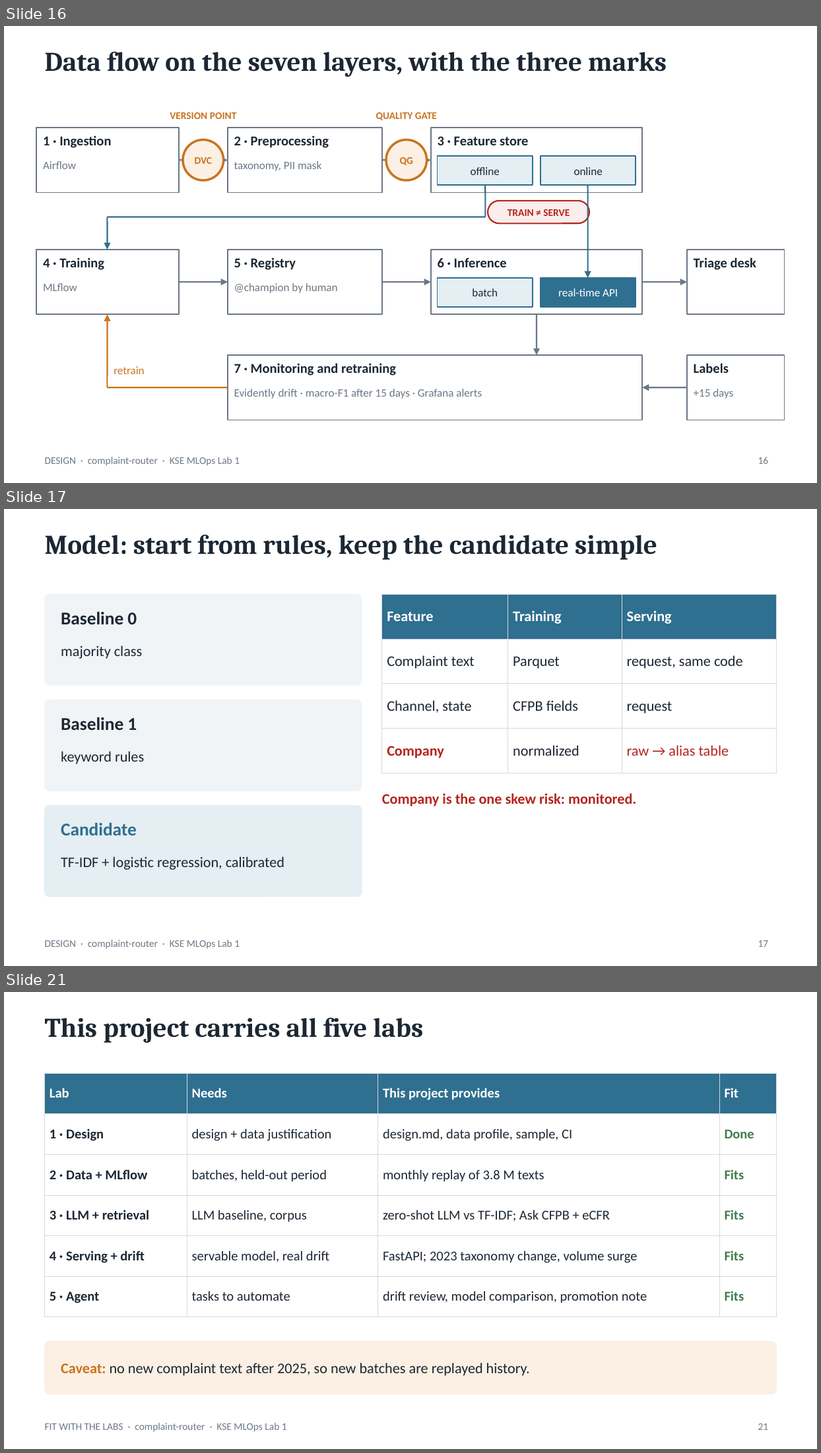
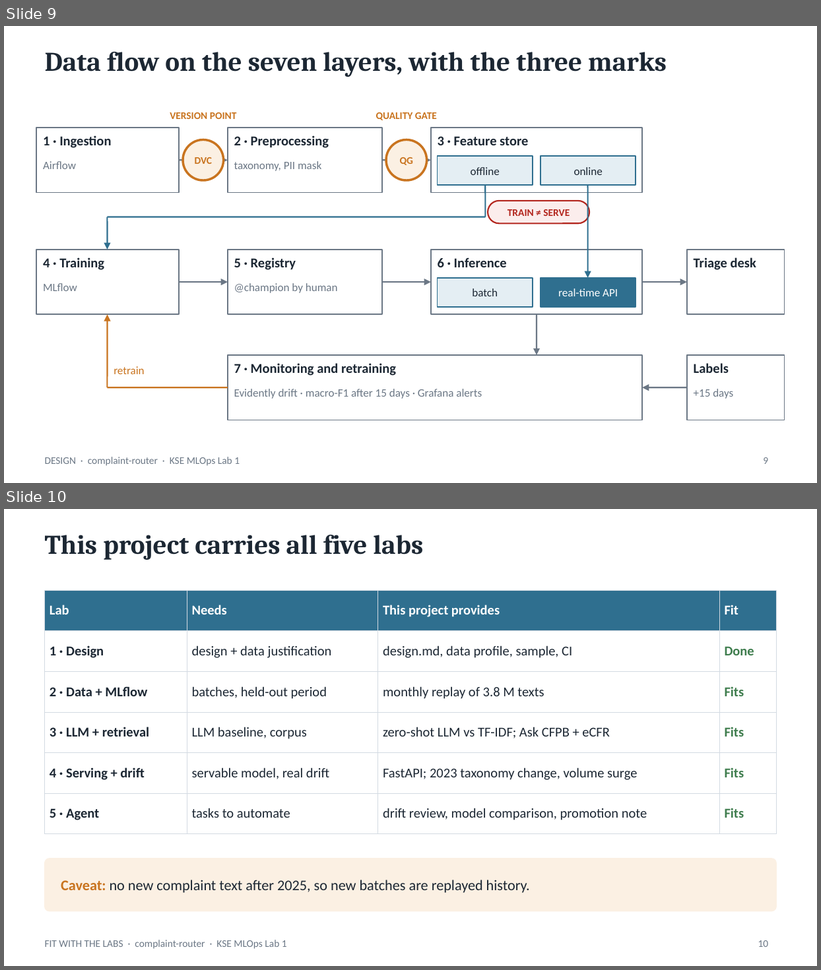
Before and after one commit to goodfrog33/kse-mlops-complaint-router, a slide deck: docs/presentation/complaint-router-lab1.pptx. Shown one above the other, each under a label of ours: slides 16, 17 and 21 before the commit, slides 9 and 10 after it; the slides between them are not shown. The pictures are 821x1453 and 821x970 pixels, drawn with LibreOffice and Linux fonts; fonts in the diff are those of the drawing. Boxes give left, top, right and bottom in pixels: in the first picture for what was removed or moved away, otherwise in the second. Text is boxed around its words. In the diff, an @@ line names an element or a change of style, - is before the commit and + after.

```diff
--- a/docs/presentation/complaint-router-lab1.pptx
+++ b/docs/presentation/complaint-router-lab1.pptx
@@ slide 17 removed at box(4, 509, 817, 966), background #FFFFFF; not listed: 1 template element that a slide beside it also shows @@
@@ title removed at box(45, 535, 657, 560) @@
-Model: start from rules, keep the candidate simple
@@ rounded rectangle removed at box(45, 594, 362, 685) @@
@@ table removed at box(382, 594, 776, 761), 4 rows, 3 columns @@
-Feature | Training | Serving
-Complaint text | Parquet | request, same code
-Channel, state | CFPB fields | request
-Company | normalized | raw → alias table
@@ text removed at box(61, 611, 137, 625) @@
-Baseline 0
@@ text removed at box(61, 646, 143, 659) @@
-majority class
@@ rounded rectangle removed at box(45, 700, 362, 791) @@
@@ text removed at box(61, 717, 137, 730) @@
-Baseline 1
@@ text removed at box(61, 751, 144, 764) @@
-keyword rules
@@ text removed at box(382, 793, 636, 807) @@
-Company is the one skew risk: monitored.
@@ rounded rectangle removed at box(45, 806, 362, 897) @@
@@ text removed at box(61, 823, 137, 836) @@
-Candidate
@@ text removed at box(61, 857, 284, 870) @@
-TF-IDF + logistic regression, calibrated
@@ page number removed at box(758, 941, 769, 947) @@
-17
@@ what was slide 16 is now slide 9 @@
@@ page number at box(763, 458, 768, 464): text changed @@
-16
+9
@@ what was slide 21 is now slide 10 @@
@@ page number at box(758, 941, 769, 947): text changed @@
-21
+10
```
Also in this commit, not shown: 1 slide changed, 12 other slides removed, 1 other file.
